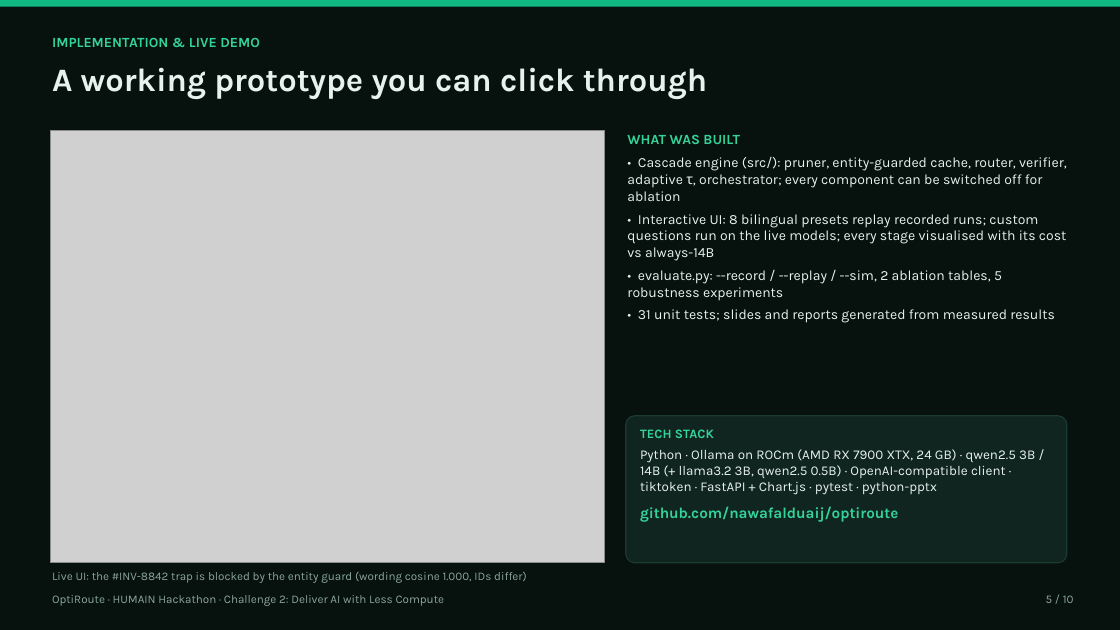
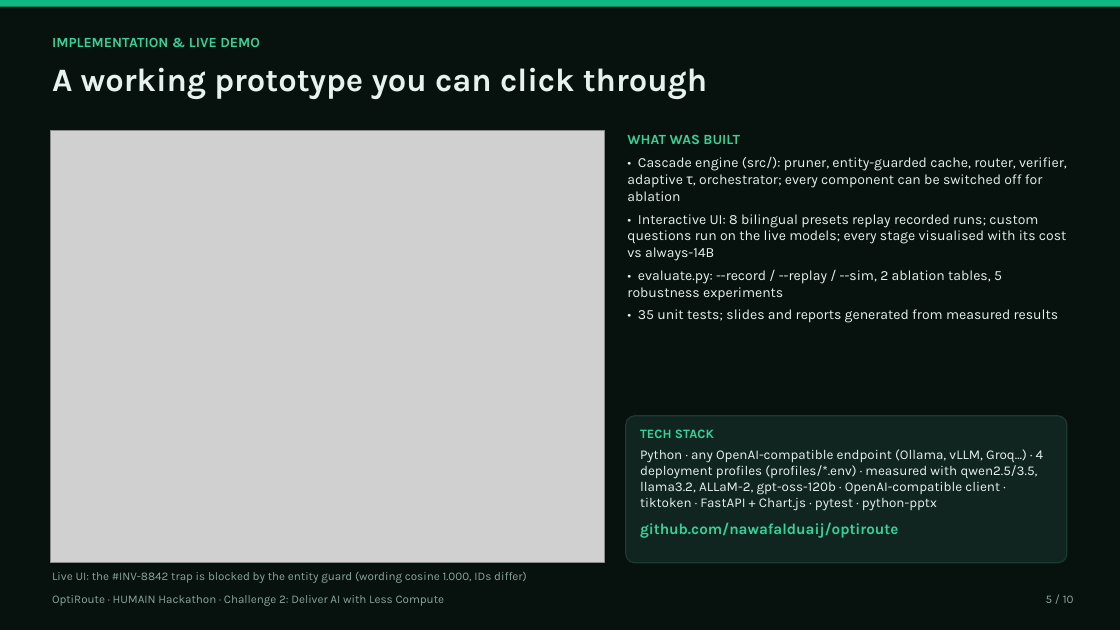
Before and after one commit to nawafalduaij/optiroute, a slide deck: slide 5 of deliverables/OptiRoute_Presentation.pptx. Drawn at 1120x630 pixels with LibreOffice and Linux fonts; fonts in the diff are those of the drawing; grey boxes stand for pictures. Boxes give left, top, right and bottom in pixels: in the first picture for what was removed or moved away, otherwise in the second. Text is boxed around its words. In the diff, an @@ line names an element or a change of style, - is before the commit and + after.

```diff
--- a/deliverables/OptiRoute_Presentation.pptx
+++ b/deliverables/OptiRoute_Presentation.pptx
@@ text at [638, 309, 1059, 323]: text changed @@
-• 31 unit tests; slides and reports generated from measured results
+• 35 unit tests; slides and reports generated from measured results
@@ text at [640, 449, 1043, 511]: text changed @@
-Python · Ollama on ROCm (AMD RX 7900 XTX, 24 GB) · qwen2.5 3B / 14B (+ llama3.2 3B, qwen2.5 0.5B) · OpenAI-compatible client · tiktoken · FastAPI + Chart.js · pytest · python-pptx
+Python · any OpenAI-compatible endpoint (Ollama, vLLM, Groq…) · 4 deployment profiles (profiles/*.env) · measured with qwen2.5/3.5, llama3.2, ALLaM-2, gpt-oss-120b · OpenAI-compatible client · tiktoken · FastAPI + Chart.js · pytest · python-pptx
```
Also in this commit, not shown: 7 other slides changed, 30 other files.
